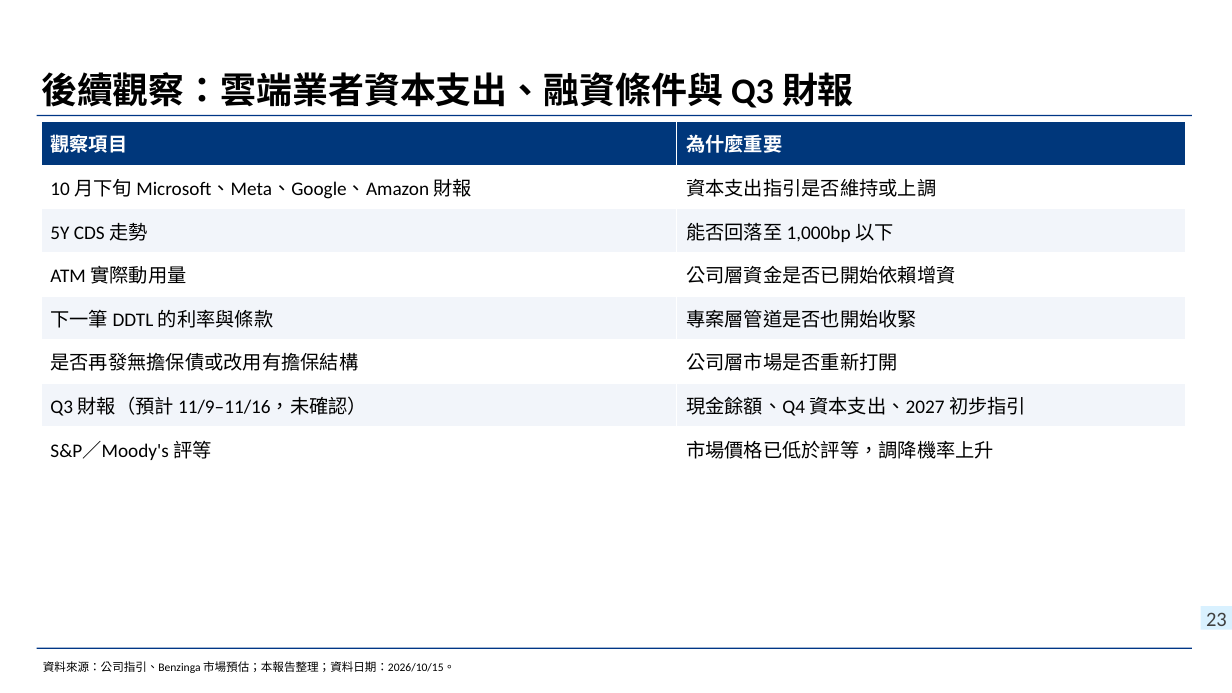
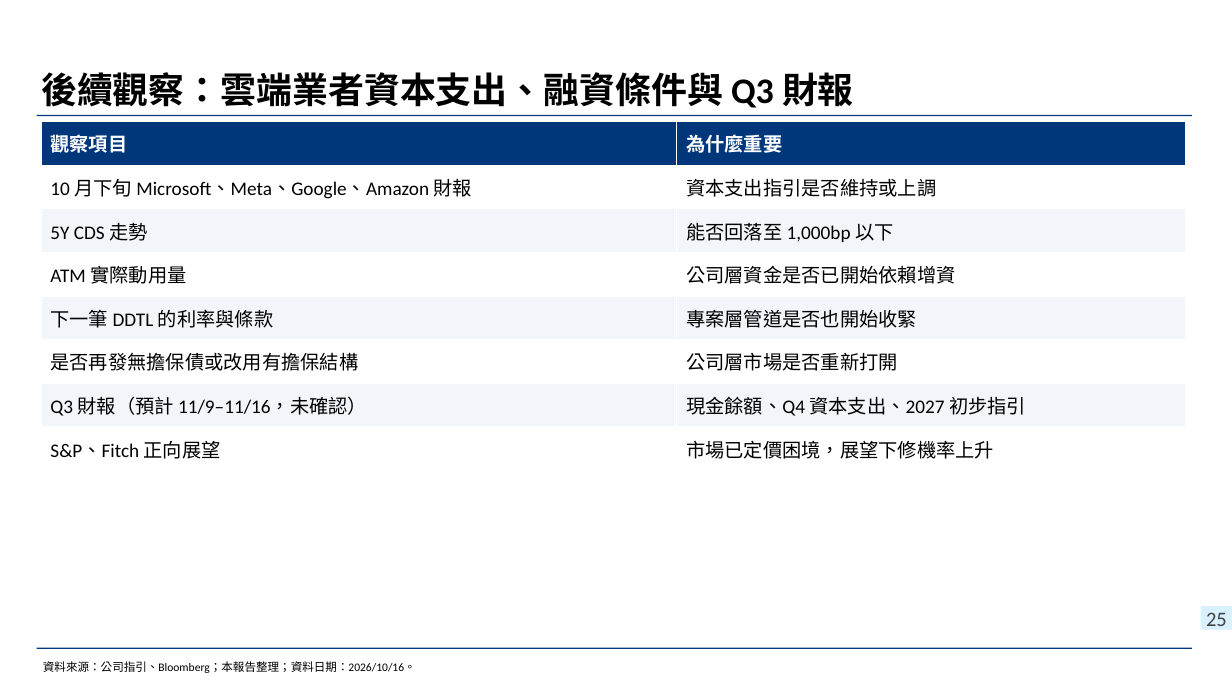
Before and after one commit to wlinoxox/Coreweave-Credit-Risk, a slide deck: slide 25 of deck/CoreWeave信用風險與融資需求_20261016.pptx (slide 23 before the commit). Drawn at 1232x693 pixels with LibreOffice and Linux fonts; fonts in the diff are those of the drawing; background and template pictures are left out. Boxes give left, top, right and bottom in pixels: in the first picture for what was removed or moved away, otherwise in the second. Text is boxed around its words. In the diff, an @@ line names an element or a change of style, - is before the commit and + after.

```diff
--- a/deck/CoreWeave信用風險與融資需求_20261016.pptx
+++ b/deck/CoreWeave信用風險與融資需求_20261016.pptx
@@ table at bbox=[42, 122, 1186, 471] @@
-row 8, column 1: S&P／Moody's 評等
+row 8, column 1: S&P、Fitch 正向展望
-row 8, column 2: 市場價格已低於評等，調降機率上升
+row 8, column 2: 市場已定價困境，展望下修機率上升
@@ page number at bbox=[1206, 612, 1227, 626]: text changed @@
-23
+25
@@ text at bbox=[43, 661, 416, 673]: text changed @@
-資料來源：公司指引、Benzinga 市場預估；本報告整理；資料日期：2026/10/15。
+資料來源：公司指引、Bloomberg；本報告整理；資料日期：2026/10/16。
```
Also in this commit, not shown: 13 other slides changed, 5 slides added, 3 slides removed, 6 other files.
